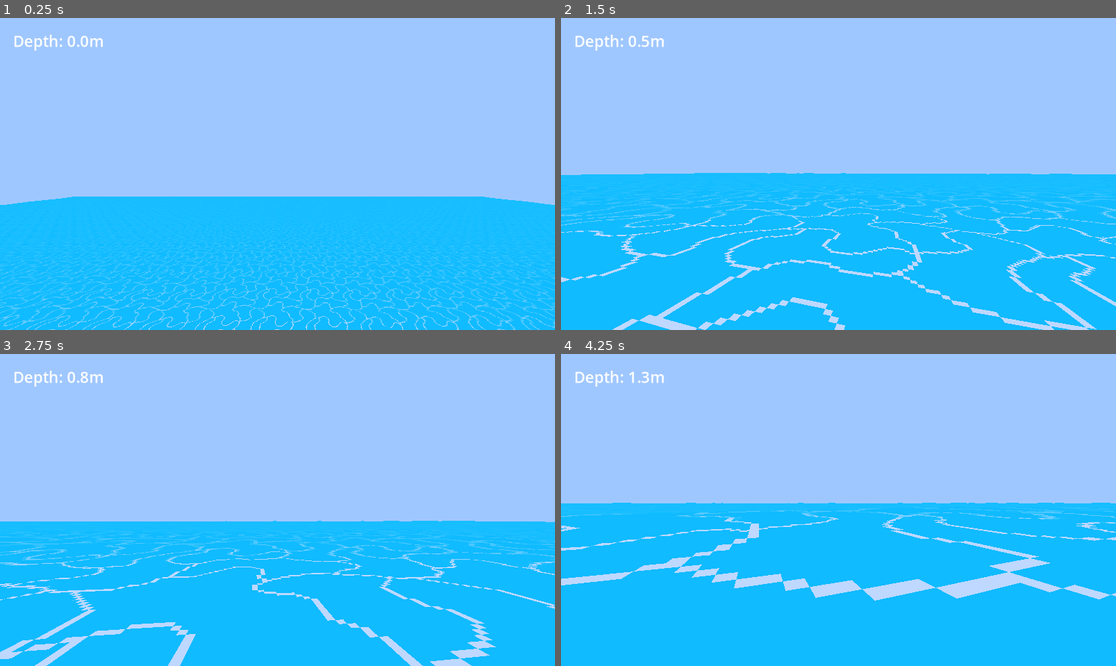
Above: before the commit, frames 1-4 (two rows, left to right).
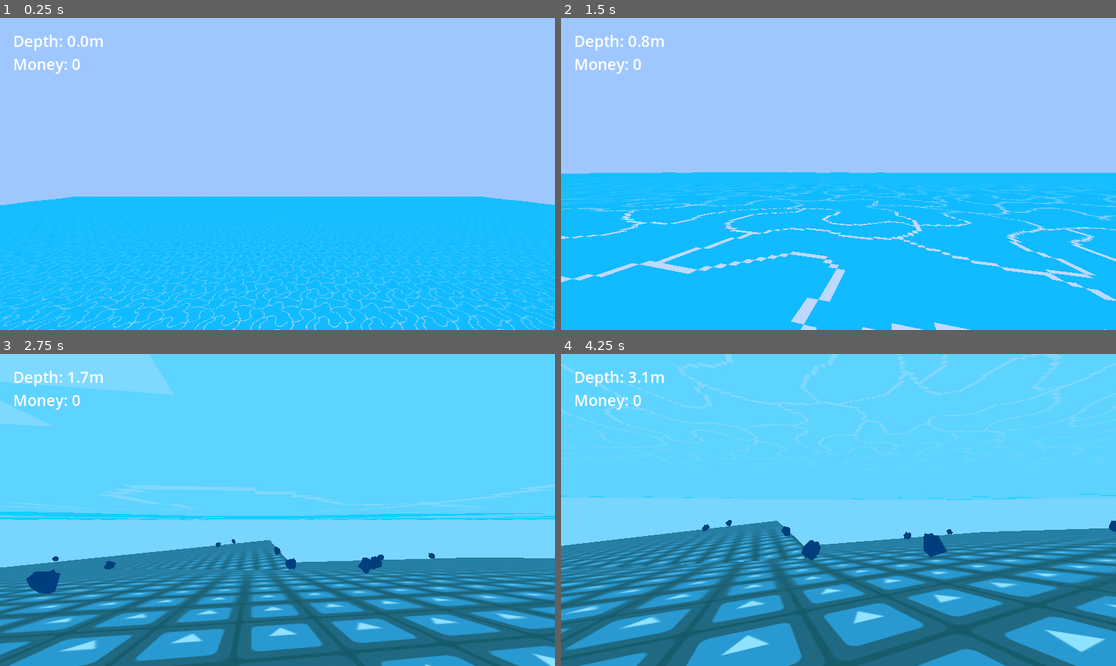
Above: after the commit, the same moments.

Repository: UglyDucklingGames/GameOff2025
Game: Godot game, scene res://scenes/main.tscn
The game is run twice, just before and just after one commit, with the same random seed, the same clock (stepped at 60 frames per second) and the same inputs. The engine's default icon, where the game draws it, is replaced by a stand-in: a white triangle on a blue panel in a dark square.
Inputs (mouse positions are in pixels of both pictures, inside the frame that each line leads up to):
- Up to frame 1 (0.25 s): no input
- Up to frame 2 (1.5 s): move the mouse to (866, 174) at 0.52 s; hold W (move_forward) from 0.53 s (still down); click (866, 174) at 0.6 s; move the mouse to (810, 174) at 1.27 s; click (810, 174) at 1.35 s
- Up to frame 3 (2.75 s): keep holding W (move_forward); move the mouse to (288, 503) at 2.02 s; click (288, 503) at 2.1 s
- Up to frame 4 (4.25 s): keep holding W (move_forward); move the mouse to (832, 516) at 2.77 s; click (832, 516) at 2.85 s; move the mouse to (877, 513) at 3.52 s; click (877, 513) at 3.6 s

The runs differ from the first frame. In frame 1, 0.2% of the frame differs, in the area x 2-15%, y 13-19%; in frame 2, 8.4%; in frame 3, 100%; in frame 4, 100%, in the area x 0-100%, y 0-100%.

Commit message:
Treasure System
Tiered treasure based on depth.
Interact system to pick up treasure.
Rudimentary UI for debugging purposes.
Money counter.
First two tiers have unique colours.

Diff:
--- /dev/null
+++ b/data/treasure.json
@@ -0,0 +1,10 @@
+{
+	"treasure":
+	[
+		{"tier":"Weak", "value":150, "depthmin":0, "depthmax":15, "col":"000052"},
+		{"tier":"Unstable", "value":250, "depthmin":10, "depthmax":25, "col":"ff005c"},
+		{"tier":"Stable", "value":500, "depthmin":23, "depthmax":50, "col":"000052"},
+		{"tier":"Strong", "value":750, "depthmin":40, "depthmax":100, "col":"000052"},
+		{"tier":"Pure", "value":1000, "depthmin":80, "depthmax":125, "col":"000052"}
+	]
+}
--- /dev/null
+++ b/effects/shaders/treasure.gdshader
@@ -0,0 +1,16 @@
+shader_type spatial;
+render_mode unshaded, world_vertex_coords;
+
+instance uniform vec3 colour: source_color = vec3(1,1,1);
+
+void vertex() {
+	// Deform
+	VERTEX.x += sin((VERTEX.y*5.0) + VERTEX.x + TIME) * 0.125;
+	VERTEX.z += cos((VERTEX.y*10.0)+ VERTEX.z + TIME) * 0.125;
+	VERTEX.y += sin(VERTEX.x*5.0 + VERTEX.z*10.0 + VERTEX.y + TIME) * 0.125;
+
+}
+
+void fragment() {
+	ALBEDO = colour;
+}
--- /dev/null
+++ b/effects/shaders/treasure_material.tres
@@ -0,0 +1,8 @@
+[gd_resource type="ShaderMaterial" load_steps=2 format=3 uid="uid://dsus3xatlqi32"]
+
+[ext_resource type="Shader" uid="uid://djgh6mgcio2uv" path="res://effects/shaders/treasure.gdshader" id="1_31vwl"]
+
+[resource]
+render_priority = 0
+shader = ExtResource("1_31vwl")
+shader_parameter/colour = Color(1, 0, 0.36078432, 1)
--- /dev/null
+++ b/globals/player_data.gd
@@ -0,0 +1,13 @@
+extends Node
+
+var _money:int = 0
+
+## Add money to the player's bank.
+func add_money(value:int) -> void:
+	_money += max(value, 0) # add to running money count (if above 0)
+## Get player's total money.
+func get_money() -> int:
+	return _money
+## Reset player's total money.
+func reset_money() -> void:
+	_money = 0
--- a/objects/entities/player/player_controller.gd
+++ b/objects/entities/player/player_controller.gd
@@ -19,6 +19,8 @@
 @onready var camera: Camera3D = %Camera
 @onready var water_overlay: ColorRect = %WaterOverlay
 @onready var depth_guage: Label = %DepthGuage
+@onready var interact_ray: RayCast3D = %InteractRay
+@onready var interact_text: Label = %InteractText
 
 var debug_mode:bool = false
 
@@ -45,12 +47,32 @@
 	else:
 		_move_land(delta)
 
+	# Depth guage
 	depth = Water.get_depth(global_position.y)
 	depth_guage.text = "Depth: " + "%.1f" % depth + "m"
+	depth_guage.text += "\nMoney: " + str(PlayerData.get_money())
+
+	_process_interaction()
 
 
+## Handle all mouse interaction.
+func _process_interaction() -> void:
+	if interact_ray.is_colliding() and interact_ray.get_collider() is InteractZone:
+		# Display text
+		var interact_zone:InteractZone = interact_ray.get_collider() as InteractZone
+		interact_text.text = interact_zone.get_string()
+
+		# Interaction
+		if Input.is_action_just_pressed(&"interact"):
+			interact_zone.interact()
+	else:
+		interact_text.text = ""
+
+
+## Handle all water/land determination logic.
 func _calculate_in_water() -> void:
 	var old_in_water:bool = in_water
+	# TODO use depth value for this instead
 	in_water = global_position.y <= Water.WATER_HEIGHT - (HEIGHT*0.25)
 
 	# When leaving water
--- a/objects/entities/player/player_controller.tscn
+++ b/objects/entities/player/player_controller.tscn
@@ -22,6 +22,12 @@
 [node name="Camera" type="Camera3D" parent="NeckH/NeckV"]
 unique_name_in_owner = true
 
+[node name="InteractRay" type="RayCast3D" parent="NeckH/NeckV/Camera"]
+unique_name_in_owner = true
+target_position = Vector3(0, 0, -2.5)
+collision_mask = 5
+collide_with_areas = true
+
 [node name="UI" type="CanvasLayer" parent="."]
 
 [node name="WaterOverlay" type="ColorRect" parent="UI"]
@@ -32,7 +38,7 @@
 grow_horizontal = 2
 grow_vertical = 2
 mouse_filter = 2
-color = Color(0, 1, 1, 0.49803922)
+color = Color(0, 1, 1, 0.24705882)
 
 [node name="DepthGuage" type="Label" parent="UI"]
 unique_name_in_owner = true
@@ -42,3 +48,17 @@
 offset_bottom = 48.0
 theme_override_font_sizes/font_size = 32
 text = "Depth: "
+
+[node name="CenterContainer" type="CenterContainer" parent="UI"]
+anchors_preset = 15
+anchor_right = 1.0
+anchor_bottom = 1.0
+grow_horizontal = 2
+grow_vertical = 2
+
+[node name="InteractText" type="Label" parent="UI/CenterContainer"]
+unique_name_in_owner = true
+layout_mode = 2
+theme_override_font_sizes/font_size = 32
+horizontal_alignment = 1
+vertical_alignment = 1
--- /dev/null
+++ b/objects/treasure/treasure.gd
@@ -0,0 +1,72 @@
+extends Node3D
+
+@onready var interact_zone: InteractZone = $InteractZone
+@onready var mesh: MeshInstance3D = $Mesh
+
+# Treasure data
+static var data:Dictionary = JSONParser.parse("res://data/treasure.json")
+var _treasure_type:Dictionary
+# Variables for easy access
+var _tier:String
+var _value:int = 0
+var _colour:String
+
+func _ready() -> void:
+	await get_tree().process_frame
+
+	var depth:float = Water.get_depth(global_position.y)
+	_treasure_type = get_treasure_type(depth) # choose a treasure type
+
+	# Set string if valid treasure type
+	if _treasure_type:
+		# Assign data to variables
+		_tier = _treasure_type["tier"]
+		_value = _treasure_type["value"]
+		_colour = _treasure_type["col"]
+		# Set interact hovering string
+		interact_zone.set_string(_to_string())
+
+		# Set treasure colour
+		var c:Color = Color(_colour)
+		mesh.set_instance_shader_parameter("colour", Vector3(c.r, c.g, c.b))
+	else:
+		# Invalid treasure type
+		queue_free()
+		push_error("Treasure '" + name + "' has no type")
+
+
+## Randomly select treasure type and return [code]Dictionary[/code] with treasure information.
+static func get_treasure_type(depth:float) -> Dictionary:
+	var elements:Array = data["treasure"]
+
+	# Pick random and cycle until a valid element is found
+	var index:int = randi() % elements.size()
+	var current:Dictionary = elements[index]
+	var loop_count:int = 0 # loop counter for safety
+	var dir:int = 1 -(randi()%2)*2 # direction to increment (1 or -1)
+
+	# Find type that is at correct depth
+	while depth > current["depthmax"] or depth < current["depthmin"]:
+		index = (index+dir)%elements.size() # increment index and wrap around
+		current = elements[index] # try element at new index
+
+		# Stop loop and return nothing if no valid type was found
+		loop_count += 1
+		if loop_count > elements.size()-1:
+			return {} # return empty dictionary
+
+	return current # return dictionary if valid type was found
+
+
+## Convert treasure type to [code]String[/code].
+func _to_string() -> String:
+	var s:String = ""
+	s += _tier + " Anomaly" # name
+	s += " - $" + str(_value) # price
+
+	return s # return string
+
+func _on_interact_zone_interacted() -> void:
+	# Pick up treasure when interacted
+	PlayerData.add_money(_value)
+	queue_free()
--- /dev/null
+++ b/objects/treasure/treasure.tscn
@@ -0,0 +1,30 @@
+[gd_scene load_steps=6 format=3 uid="uid://bi61u8a21hrow"]
+
+[ext_resource type="Script" uid="uid://w5vwaxqls4en" path="res://objects/treasure/treasure.gd" id="1_4q17a"]
+[ext_resource type="Script" uid="uid://dvoabu2p4h8yj" path="res://scripts/interact_zone.gd" id="1_bvjoq"]
+[ext_resource type="Material" uid="uid://dsus3xatlqi32" path="res://effects/shaders/treasure_material.tres" id="2_qf577"]
+
+[sub_resource type="SphereMesh" id="SphereMesh_yy24e"]
+radial_segments = 8
+rings = 4
+
+[sub_resource type="BoxShape3D" id="BoxShape3D_yy24e"]
+
+[node name="Treasure" type="Node3D"]
+script = ExtResource("1_4q17a")
+
+[node name="Mesh" type="MeshInstance3D" parent="."]
+transform = Transform3D(1, 0, 0, 0, 1, 0, 0, 0, 1, 0, 0.75, 0)
+material_override = ExtResource("2_qf577")
+mesh = SubResource("SphereMesh_yy24e")
+
+[node name="InteractZone" type="Area3D" parent="."]
+transform = Transform3D(1, 0, 0, 0, 1, 0, 0, 0, 1, 0, 0.75, 0)
+collision_layer = 0
+script = ExtResource("1_bvjoq")
+metadata/_custom_type_script = "uid://dvoabu2p4h8yj"
+
+[node name="CollisionShape3D" type="CollisionShape3D" parent="InteractZone"]
+shape = SubResource("BoxShape3D_yy24e")
+
+[connection signal="interacted" from="InteractZone" to="." method="_on_interact_zone_interacted"]
--- a/objects/water/water.gd
+++ b/objects/water/water.gd
@@ -1,3 +1,4 @@
+@tool
 class_name Water extends Node3D
 
 const WATER_HEIGHT:float = -10.0
--- a/project.godot
+++ b/project.godot
@@ -15,6 +15,10 @@
 config/features=PackedStringArray("4.5", "Forward Plus")
 config/icon="res://icon.svg"
 
+[autoload]
+
+PlayerData="*res://globals/player_data.gd"
+
 [debug]
 
 gdscript/warnings/untyped_declaration=2
@@ -23,10 +27,6 @@
 gdscript/warnings/unsafe_method_access=1
 gdscript/warnings/unsafe_cast=1
 gdscript/warnings/unsafe_call_argument=1
-
-[display]
-
-window/size/mode=4
 
 [importer_defaults]
 
@@ -90,14 +90,25 @@
 }
 move_up_relative={
 "deadzone": 0.2,
-"events": [Object(InputEventKey,"resource_local_to_scene":fa …(140 unchanged characters)… d":false,"keycode":0,"physical_keycode":69,"key_label":0,"unicode":101,"location":0,"echo":false,"script":null)
+"events": [Object(InputEventKey,"resource_local_to_scene":fa …(140 unchanged characters)… d":false,"keycode":0,"physical_keycode":81,"key_label":0,"unicode":113,"location":0,"echo":false,"script":null)
 ]
 }
 move_down_relative={
 "deadzone": 0.2,
-"events": [Object(InputEventKey,"resource_local_to_scene":fa …(140 unchanged characters)… d":false,"keycode":0,"physical_keycode":81,"key_label":0,"unicode":113,"location":0,"echo":false,"script":null)
+"events": [Object(InputEventKey,"resource_local_to_scene":fa …(140 unchanged characters)… d":false,"keycode":0,"physical_keycode":69,"key_label":0,"unicode":101,"location":0,"echo":false,"script":null)
 ]
 }
+interact={
+"deadzone": 0.2,
+"events": [Object(InputEventMouseButton,"resource_local_to_scene":false,"resource_name":"","device":-1,"window_id":0,"alt_pressed":false,"shift_pressed":false,"ctrl_pressed":false,"meta_pressed":false,"button_mask":0,"position":Vector2(0, 0),"global_position":Vector2(0, 0),"factor":1.0,"button_index":1,"canceled":false,"pressed":false,"double_click":false,"script":null)
+]
+}
+
+[layer_names]
+
+3d_physics/layer_1="World"
+3d_physics/layer_2="Player"
+3d_physics/layer_3="Interactable"
 
 [rendering]
 
--- a/scenes/levels/test_level.tscn
+++ b/scenes/levels/test_level.tscn
@@ -21,7 +21,7 @@
 [node name="PlayerController" parent="." instance=ExtResource("1_jbqir")]
 
 [node name="TestSurface" type="MeshInstance3D" parent="."]
-transform = Transform3D(1, 0, 0, 0, 0.9979849, 0.06345242, 0, -0.06345242, 0.9979849, 0, -10.2087555, 0)
+transform = Transform3D(1, 0, 0, 0, 0.9865636, 0.16337761, 0, -0.16337761, 0.9865636, 0, -10.2087555, 0)
 mesh = SubResource("PlaneMesh_v45ci")
 
 [node name="StaticBody3D" type="StaticBody3D" parent="TestSurface"]
--- /dev/null
+++ b/scripts/interact_zone.gd
@@ -0,0 +1,26 @@
+## Collider used for interaction.
+class_name InteractZone extends Area3D
+
+## Emitted when this InteractZone is interacted with.
+signal interacted
+
+var _interact_string:String = "example text" # hover text
+
+
+func _init() -> void:
+	collision_layer = 1<<2 # interactable layer
+	collision_mask = 0 # don't collide with anything
+	monitorable = true # can be checked by other colliders
+	monitoring = false # don't check for collisions
+
+## Set interact text.
+func set_string(s:String) -> void:
+	_interact_string = s
+
+## Get interact text.
+func get_string() -> String:
+	return _interact_string
+
+## Activate this object.
+func interact() -> void:
+	interacted.emit()
--- /dev/null
+++ b/scripts/json_parser.gd
@@ -0,0 +1,15 @@
+## Parses JSON files into dictionaries.
+class_name JSONParser extends RefCounted
+
+## Retrieve dictionary from JSON file
+static func parse(filepath:String) -> Dictionary:
+	if FileAccess.file_exists(filepath):
+		var file:FileAccess = FileAccess.open(filepath, FileAccess.READ)
+		if file:
+			return JSON.parse_string(file.get_as_text())
+		else:
+			push_error("Failed to open file '"+filepath+"'")
+	else:
+		push_error("File '"+filepath+"' doesn't exist")
+
+	return {} # no data retrieved
--- a/scripts/treasure_placer.gd
+++ b/scripts/treasure_placer.gd
@@ -1,9 +1,12 @@
+## Node that handles random treasure placement.
 class_name TreasurePlacer extends Node3D
 
 const MAXIMUM_DEPTH:int = -1000 # lowest depth of treasure spawn
 const TREASURE_MIN:int = 35 # minimum number of treasure items
 const TREASURE_MAX:int = 50 # maximum number of treasure items
 const MAP_SQUARE_RADIUS:int = 100 # half the map size
+
+const TREASURE_SCENE:PackedScene = preload("res://objects/treasure/treasure.tscn")
 
 var ray:RayCast3D # ray to check depth
 var used_locations:Array[Vector2] = [] # array of all used locations
@@ -50,9 +53,9 @@
 	used_locations.append(Vector2(global_position.x, global_position.z))
 
 
+## Create a treasure object at the specified location.
 func _place_treasure(at:Vector3) -> void:
-	var mesh_instance:MeshInstance3D = MeshInstance3D.new()
-	mesh_instance.mesh = BoxMesh.new()
-	mesh_instance.top_level = true
-	add_child(mesh_instance)
-	mesh_instance.global_position = at
+	var treasure:Node3D = TREASURE_SCENE.instantiate()
+	treasure.top_level = true
+	add_child(treasure)
+	treasure.global_position = at
Not shown, added: effects/shaders/treasure.gdshader.uid
Not shown, added: globals/player_data.gd.uid
Not shown, added: objects/treasure/treasure.gd.uid
Not shown, added: scripts/interact_zone.gd.uid
Not shown, added: scripts/json_parser.gd.uid
